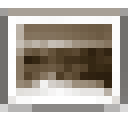
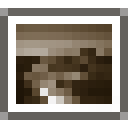
Layered file, before and after one edit (128x128). Changes by layer:
removed layer "Salinan Salinan sc_insertgraphic.png" over [0,8,128,112]
removed layer "Salinan sc_insertgraphic.png" over [0,8,128,112]
removed layer "sc_insertgraphic.png" over [0,8,128,112]
added layer "Salinan Salinan sc_graphic.png" above "Salinan sc_graphic.png" over [0,8,128,120]
added layer "Salinan sc_graphic.png" above "sc_graphic.png" over [0,8,128,120]
added layer "sc_graphic.png" over [0,8,128,120]
